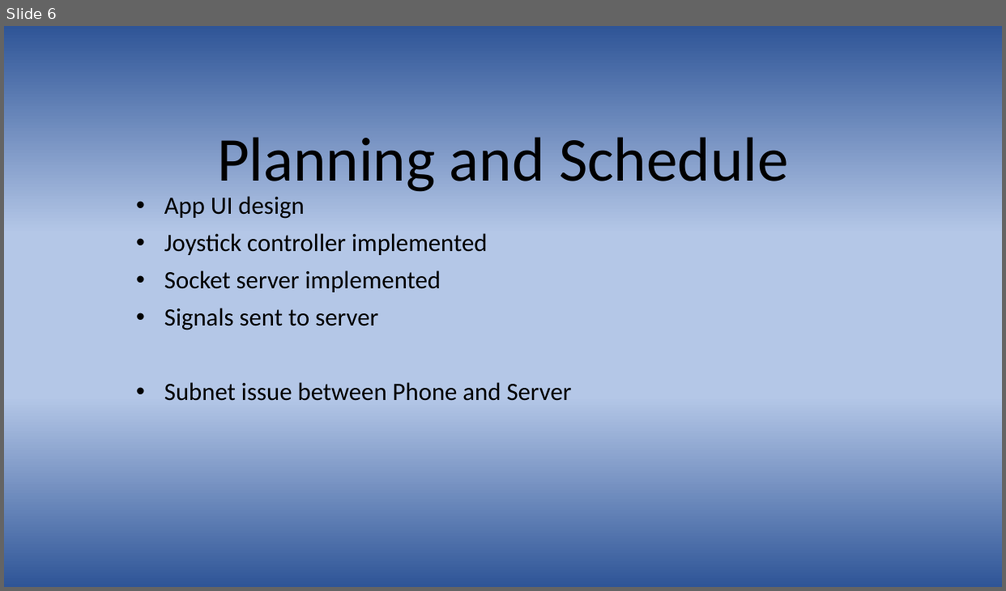
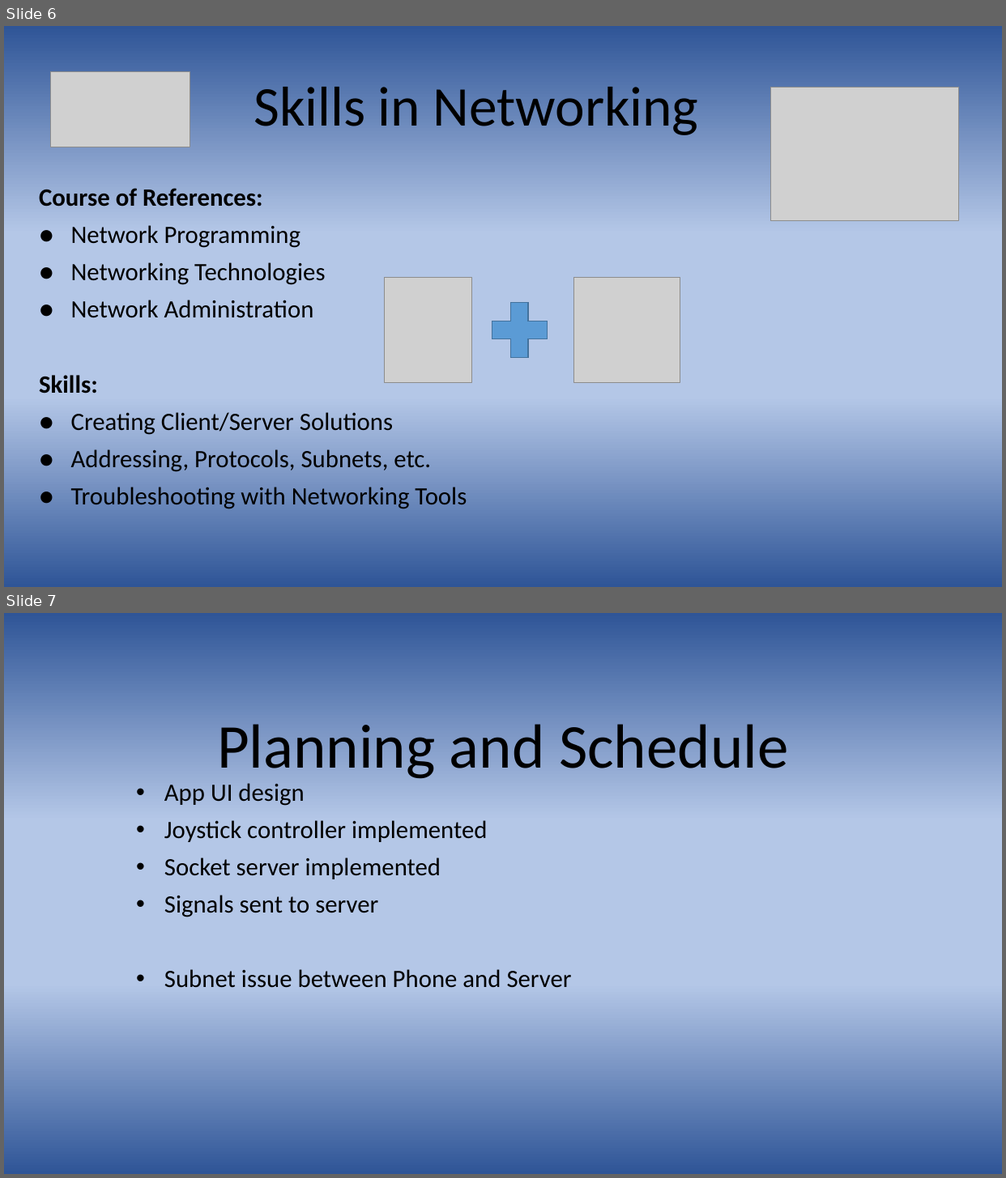
Before and after one commit to d-mariano/DeltaFountains, a slide deck: PresentDemo/Delta Fountains.pptx. Shown one above the other, each under a label of ours: slide 6 before the commit, slides 6 and 7 after it. The pictures are 1006x591 and 1006x1178 pixels, drawn with LibreOffice and Linux fonts; fonts in the diff are those of the drawing; grey boxes stand for pictures. Boxes give left, top, right and bottom in pixels: in the first picture for what was removed or moved away, otherwise in the second. Text is boxed around its words. In the diff, an @@ line names an element or a change of style, - is before the commit and + after.

```diff
--- a/PresentDemo/Delta Fountains.pptx
+++ b/PresentDemo/Delta Fountains.pptx
@@ slide 6 added at box(4, 26, 1002, 587), background gradient #2F5597 to #B4C7E7 @@
@@ picture added at box(50, 72, 190, 148) @@
@@ title added at box(253, 87, 699, 135), 54 pt, text #000000 @@
+Skills in Networking
@@ picture added at box(770, 88, 959, 221) @@
@@ subtitle added at box(39, 188, 467, 510), 24 pt, text #000000 @@
+Course of References:
+● Network Programming
+● Networking Technologies
+● Network Administration
+Skills:
+● Creating Client/Server Solutions
+● Addressing, Protocols, Subnets, etc.
+● Troubleshooting with Networking Tools
@@ picture added at box(385, 278, 472, 383) @@
@@ plus sign added at box(483, 292, 557, 367), fill #5B9BD5, outline #43739E 1 pt @@
@@ picture added at box(573, 278, 680, 383) @@
@@ what was slide 6 is now slide 7 @@
```
Also in this commit, not shown: 1 slide changed, 5 other slides added, 5 slides removed.
